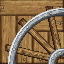
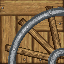
Two versions of the same layered image (64x64). Layer-by-layer changes:
added layer "Layer 4" above "Layer 0" over [8, 7, 64, 64]
